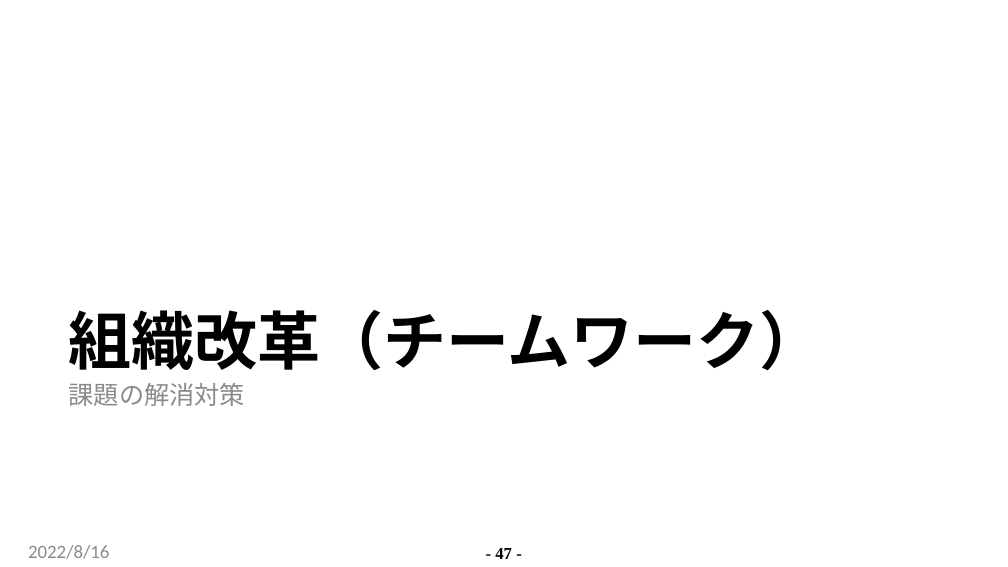
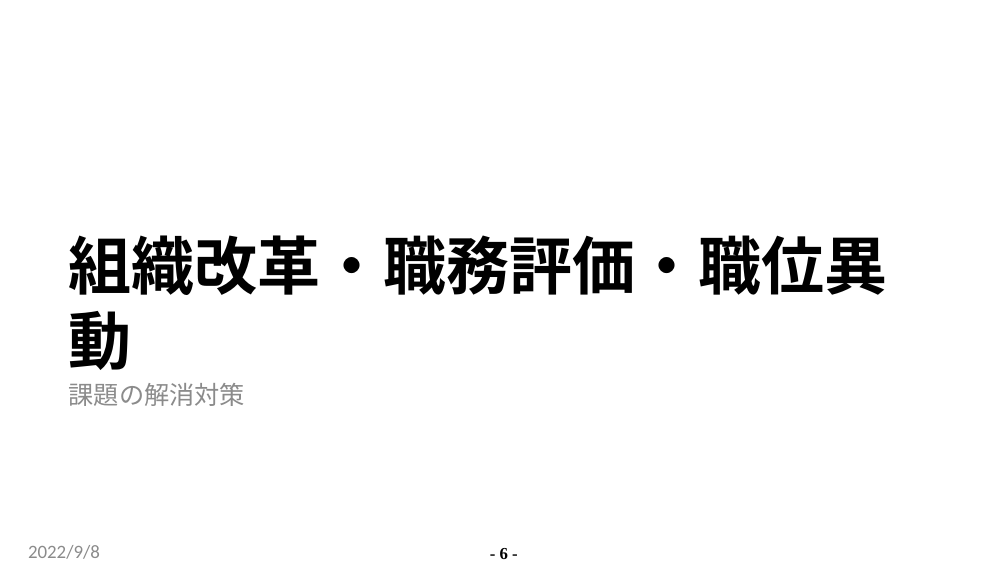
Before and after one commit to C2-Communication/c2-communication.GitHub.io, a slide deck: slide 6 of Site/content/posts/government-innovation/government-innovation_zhs.pptx (slide 47 before the commit). Drawn at 1008x567 pixels with LibreOffice and Linux fonts; fonts in the diff are those of the drawing; background and template pictures are left out. Boxes give left, top, right and bottom in pixels: in the first picture for what was removed or moved away, otherwise in the second. Text is boxed around its words. In the diff, an @@ line names an element or a change of style, - is before the commit and + after.

```diff
--- a/Site/content/posts/government-innovation/government-innovation_zhs.pptx
+++ b/Site/content/posts/government-innovation/government-innovation_zhs.pptx
@@ title at [69,235,888,370]: text changed @@
-組織改革（チームワーク）
+組織改革・職務評価・職位異動
@@ text at [28,545,100,559]: text changed @@
-2022/8/16
+2022/9/8
@@ page number at [500,548,508,559]: text changed @@
-- 47 -
+- 6 -
```
Also in this commit, not shown: 132 other slides changed, 1 slide added, 7 slides removed, 30 other files.
